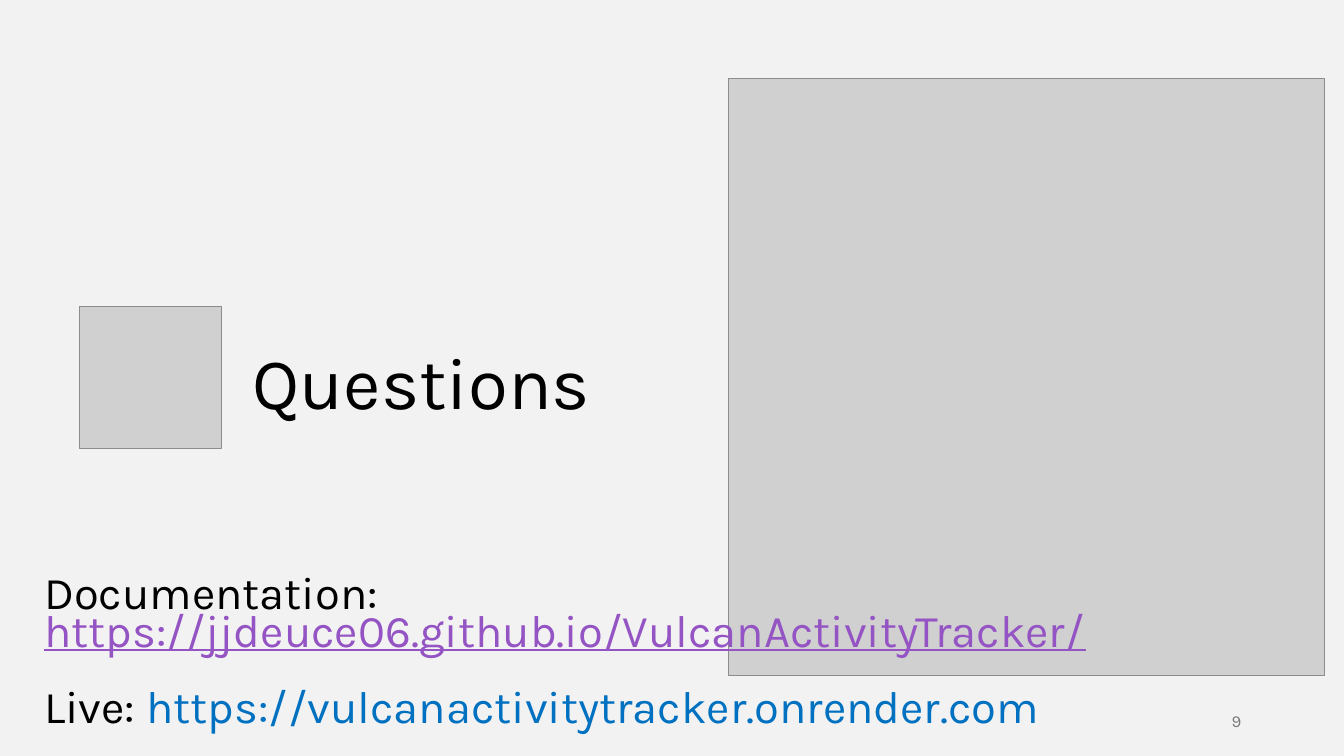
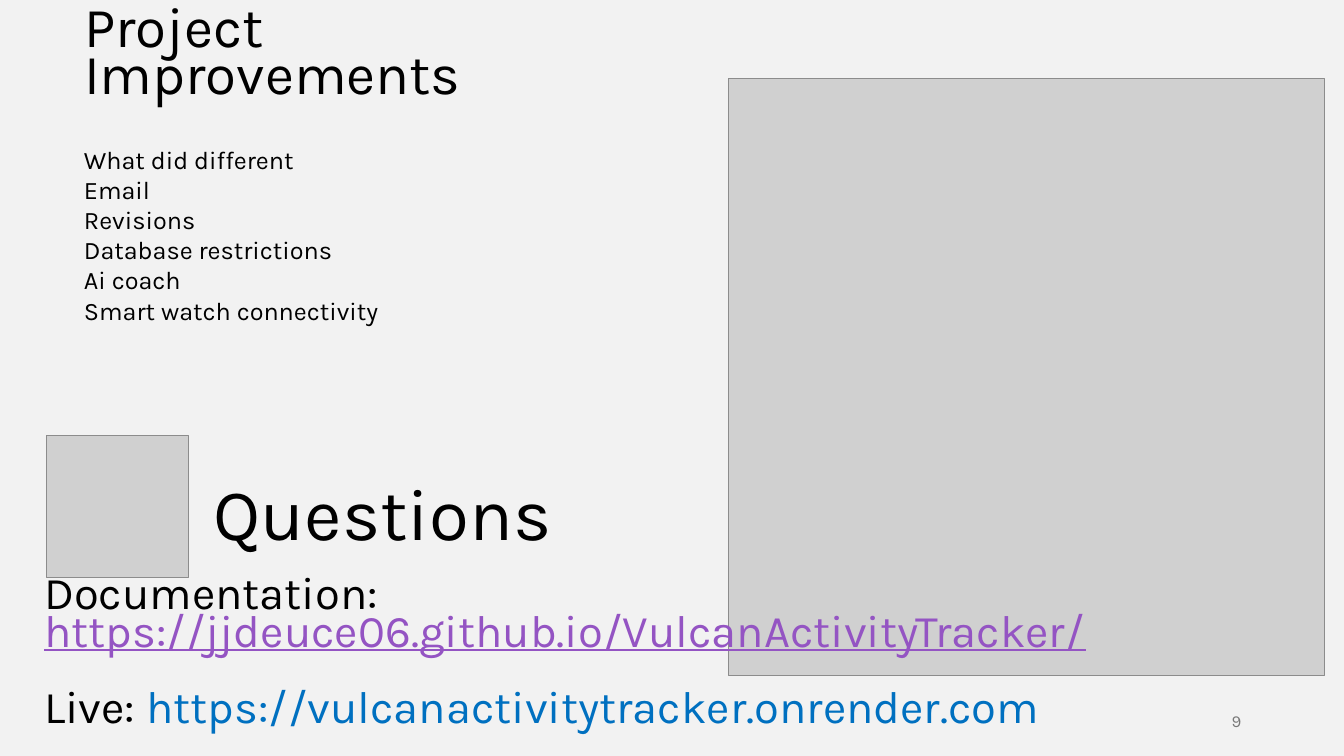
Before and after one commit to jjdeuce06/VulcanActivityTracker, a slide deck: slide 9 of Documentation/FinalPresentation/VulcanActivityTracker-Group2.pptx. Drawn at 1344x756 pixels with LibreOffice and Linux fonts; fonts in the diff are those of the drawing; grey boxes stand for pictures. Boxes give left, top, right and bottom in pixels: in the first picture for what was removed or moved away, otherwise in the second. Text is boxed around its words. In the diff, an @@ line names an element or a change of style, - is before the commit and + after.

```diff
--- a/Documentation/FinalPresentation/VulcanActivityTracker-Group2.pptx
+++ b/Documentation/FinalPresentation/VulcanActivityTracker-Group2.pptx
@@ text added at (84,8,461,108), 40.3 pt, text #000000 @@
+Project Improvements
@@ text added at (84,151,378,326), 18 pt, text #000000 @@
+What did different
+Email
+Revisions
+Database restrictions
+Ai coach
+Smart watch connectivity
@@ picture removed at (79,307,221,449) @@
@@ picture added at (46,436,189,578) @@
@@ title "Questions": place and size @@
-title "Questions" at (252,359,590,421)
+title "Questions" at (214,490,552,552)
```
Also in this commit, not shown: 2 other slides changed.
